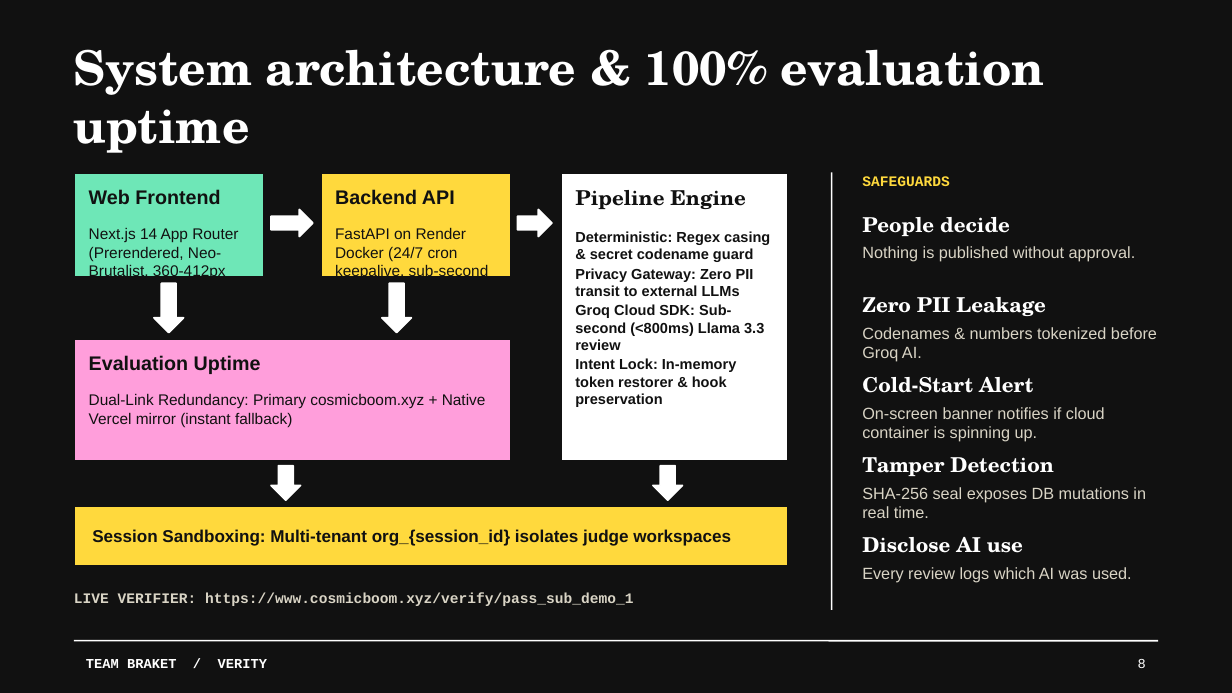
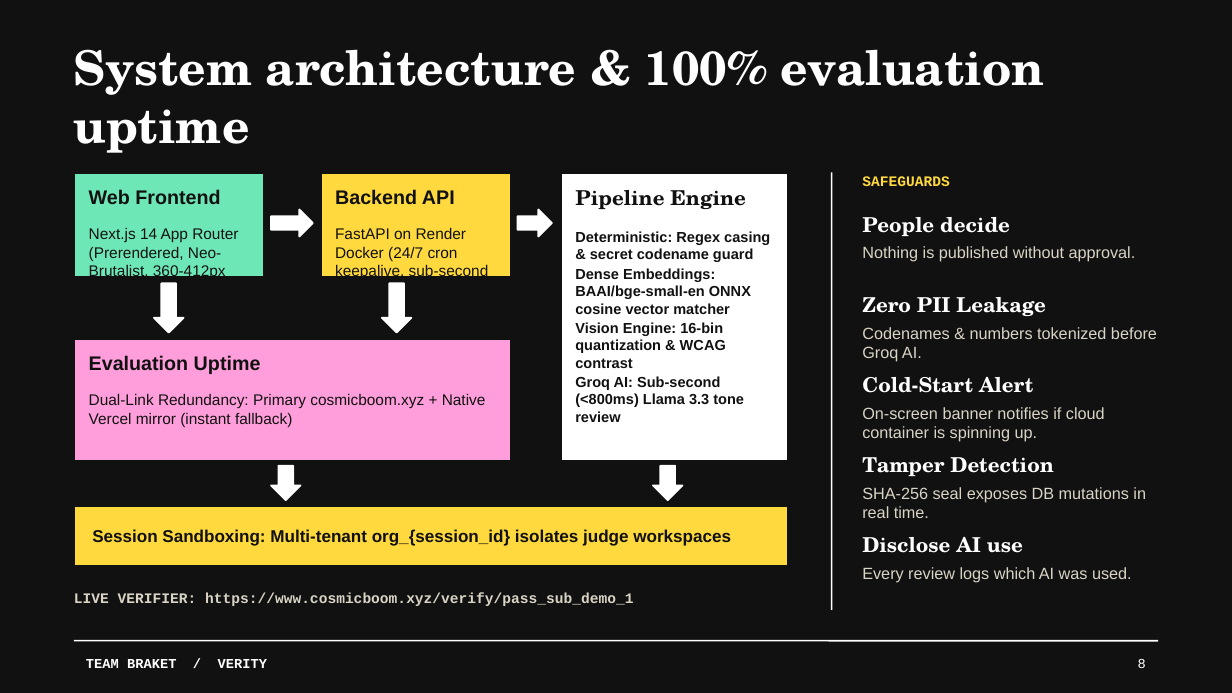
Before and after one commit to AstroNewz/VERITY, a slide deck: slide 8 of Verity_Round1_Deck_Complete.pptx. Drawn at 1232x693 pixels with LibreOffice and Linux fonts; fonts in the diff are those of the drawing. Boxes give left, top, right and bottom in pixels: in the first picture for what was removed or moved away, otherwise in the second. Text is boxed around its words. In the diff, an @@ line names an element or a change of style, - is before the commit and + after.

Commit message:
feat(round3): deliver all three major improvements, visual asset inspector, dense vector embeddings, browser extension & native figma plugin, report and slides

```diff
--- a/Verity_Round1_Deck_Complete.pptx
+++ b/Verity_Round1_Deck_Complete.pptx
@@ text at [575, 268, 751, 422]: text changed @@
-Privacy Gateway: Zero PII transit to external LLMs
-Groq Cloud SDK: Sub-second (<800ms) Llama 3.3 review
-Intent Lock: In-memory token restorer & hook preservation
+Dense Embeddings: BAAI/bge-small-en ONNX cosine vector matcher
+Vision Engine: 16-bin quantization & WCAG contrast
+Groq AI: Sub-second (<800ms) Llama 3.3 tone review
```
Also in this commit, not shown: 7 other slides changed, 44 other files.
